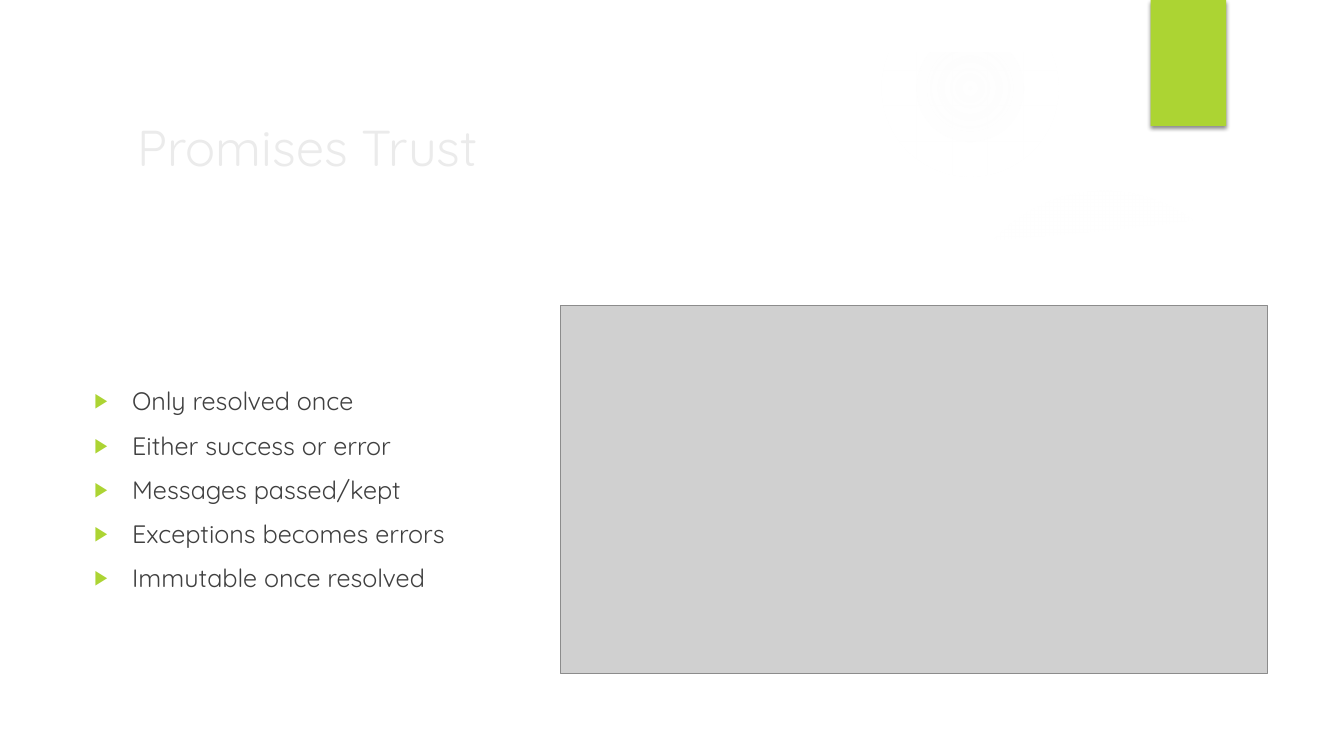
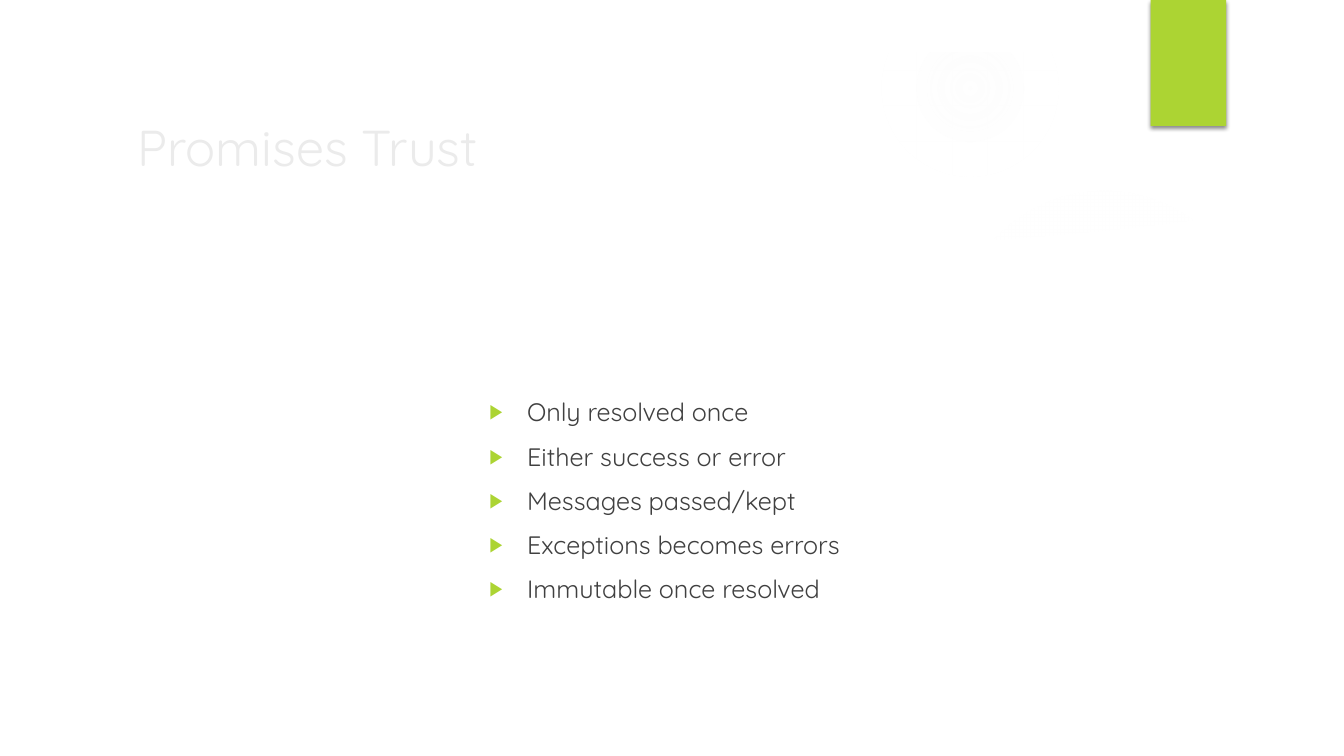
Before and after one commit to muxahuk/asyncJs, a slide deck: slide 12 of Asynchronous JavaScript.pptx (slide 16 before the commit). Drawn at 1344x756 pixels with LibreOffice and Linux fonts; fonts in the diff are those of the drawing; grey boxes stand for pictures; background and template pictures are left out. Boxes give left, top, right and bottom in pixels: in the first picture for what was removed or moved away, otherwise in the second. Text is boxed around its words. In the diff, an @@ line names an element or a change of style, - is before the commit and + after.

```diff
--- a/Asynchronous JavaScript.pptx
+++ b/Asynchronous JavaScript.pptx
@@ text "Only resolved once": place and size @@
-text "Only resolved once" at box(132, 391, 444, 588)
+text "Only resolved once" at box(527, 402, 839, 599)
@@ picture removed at box(562, 306, 1268, 674) @@
```
Also in this commit, not shown: 13 other slides changed, 10 slides added, 5 slides removed.
